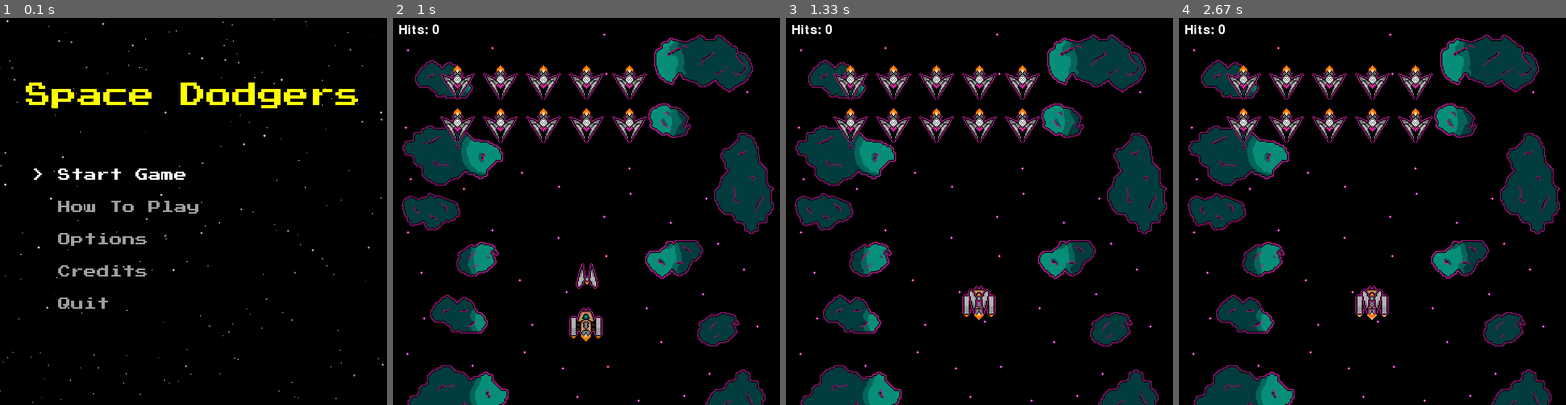
Above: before the commit, frames 1-4 (left to right).
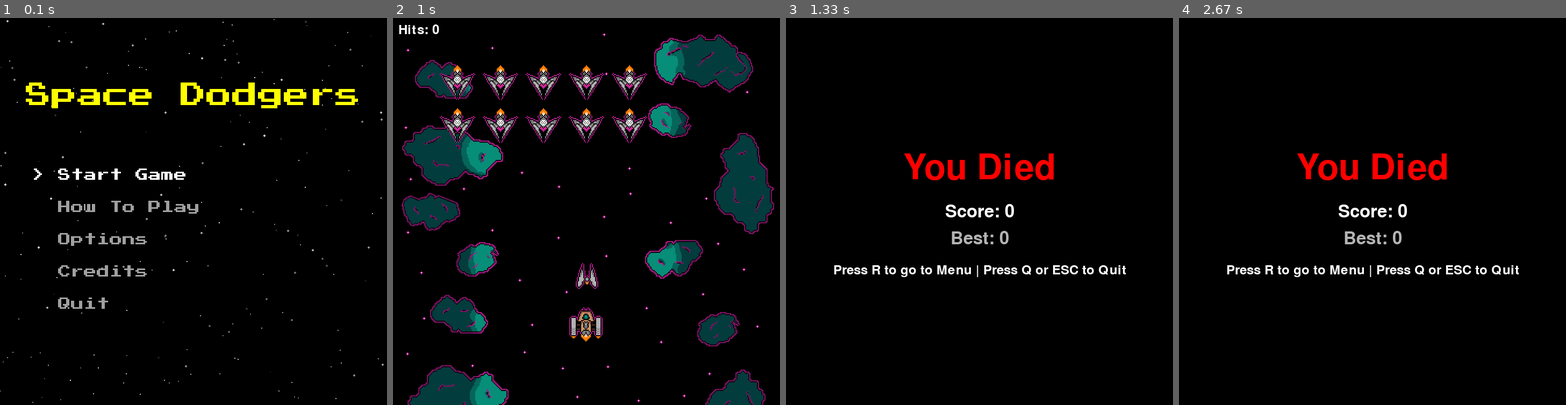
Above: after the commit, the same moments.

Repository: software-engineering-game/pygame-game
Game: pygame game, started from main.py
Same seed, same stepped clock (60 frames per second), same inputs: the game is played once before the commit and once after it.
Inputs:
- Up to frame 1 (0.1 s): no input
- Up to frame 2 (1 s): tap Enter at 0.33 s; hold Up from 0.67 s (still down)
- Up to frame 3 (1.33 s): release Up at 1.13 s
- Up to frame 4 (2.67 s): no input

Frames 1-2 are identical in both runs. In frame 3, 20% of the frame differs, in the area x 1-99%, y 1-100%; in frame 4, 20%.

Commit message:
player dies now, added credit to github Contributors

Diff:
--- /dev/null
+++ b/highscore.json
@@ -0,0 +1 @@
+{"high_score": 0}
--- a/states/credits_state.py
+++ b/states/credits_state.py
@@ -30,7 +30,7 @@
         self.font = pygame.font.Font(None, 36)
 
         self.title_font = pygame.font.Font("assets/fonts/PressStart2P-vaV7.ttf", 48)
-        self.names_font = pygame.font.Font("assets/fonts/PressStart2P-vaV7.ttf", 24)
+        self.names_font = pygame.font.Font("assets/fonts/PressStart2P-vaV7.ttf", 20)
 
         # Time for stars
         self.t = 0
@@ -62,8 +62,23 @@
         title_text = self.title_font.render("Credits", True, (255, 255, 255))
         title_rect = title_text.get_rect(center=(app.width // 2, app.height // 5))
 
-        names_text = self.names_font.render("Placeholder", True, (255, 255, 255))
-        names_rect = names_text.get_rect(center=(app.width // 2, app.height // 2))
+        lines = [
+            "Dev Team:",
+            "Nicholas Vuletich, Thomas Bond,",
+            "Crawford Barnett, Mayah Nix,",
+            "Samaa Hediya, Ayush Patel"
+        ]
 
+        y_start = app.height // 2
+        line_spacing = 35
+
+        for i, line in enumerate(lines):
+            names_text = self.names_font.render(line, True, (255, 255, 255))
+            names_rect = names_text.get_rect(center=(app.width // 2, y_start + i * line_spacing))
+            screen.blit(names_text, names_rect)
+
+        back_text = self.font.render("Press ESC to go back", True, (160, 160, 160))
+        back_rect = back_text.get_rect(center=(app.width // 2, app.height - 50))
+
+        screen.blit(back_text, back_rect)
         screen.blit(title_text, title_rect)
-        screen.blit(names_text, names_rect)
--- a/states/game_state.py
+++ b/states/game_state.py
@@ -260,9 +260,9 @@
         player_pos = (self.player.rect.x, self.player.rect.y)
         self.enemy_ships.update(player_pos=player_pos)
                 # ✅ ADDED: if enemy touches player -> go to death screen
-        # if pygame.sprite.spritecollide(self.player, self.enemy_ships, False):
-        #     app.change_state(DeathState("You Died", self.enemy_hit_count))
-        #     return
+        if pygame.sprite.spritecollide(self.player, self.enemy_ships, False):
+            app.change_state(DeathState("You Died", self.enemy_hit_count))
+            return
 
         # Update shooting cooldown
         if not self.player.can_shoot:
